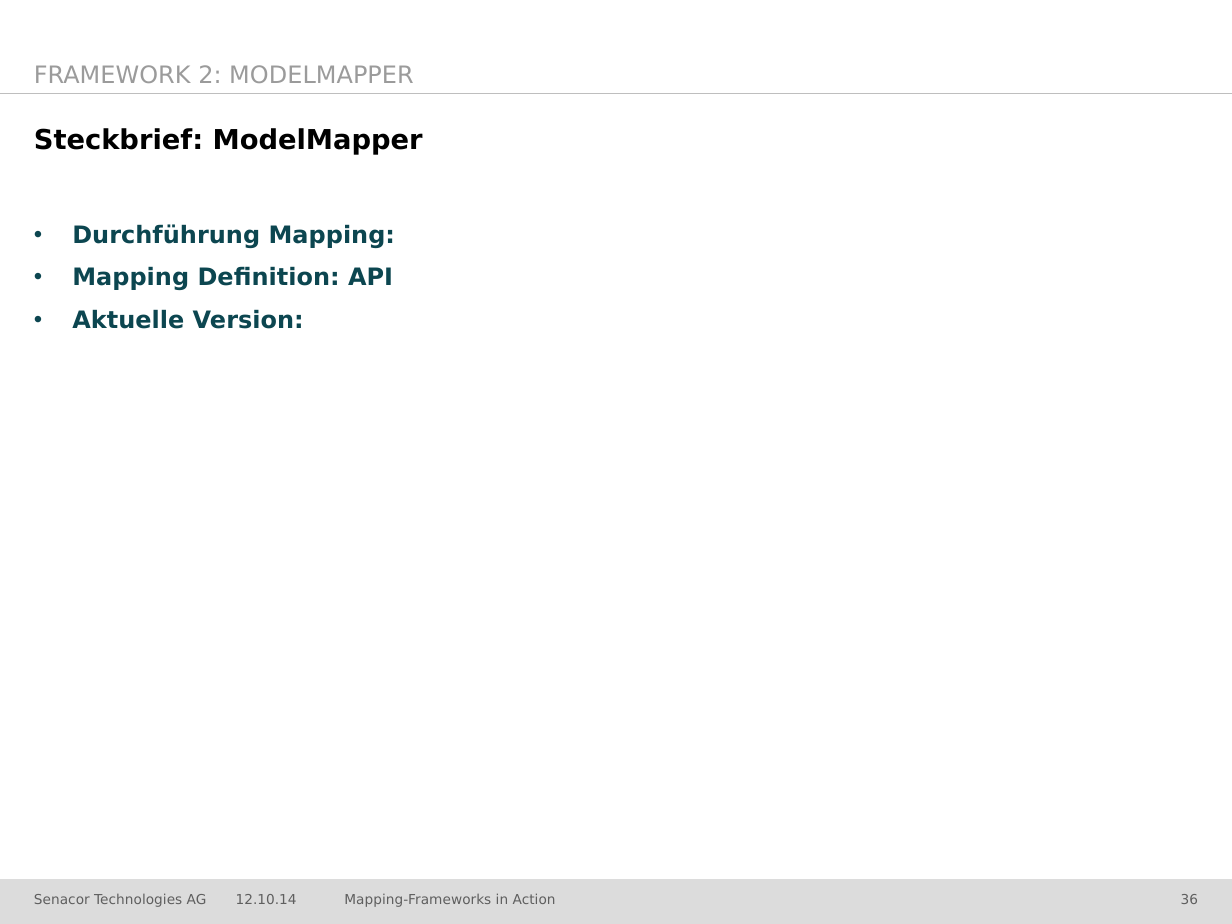
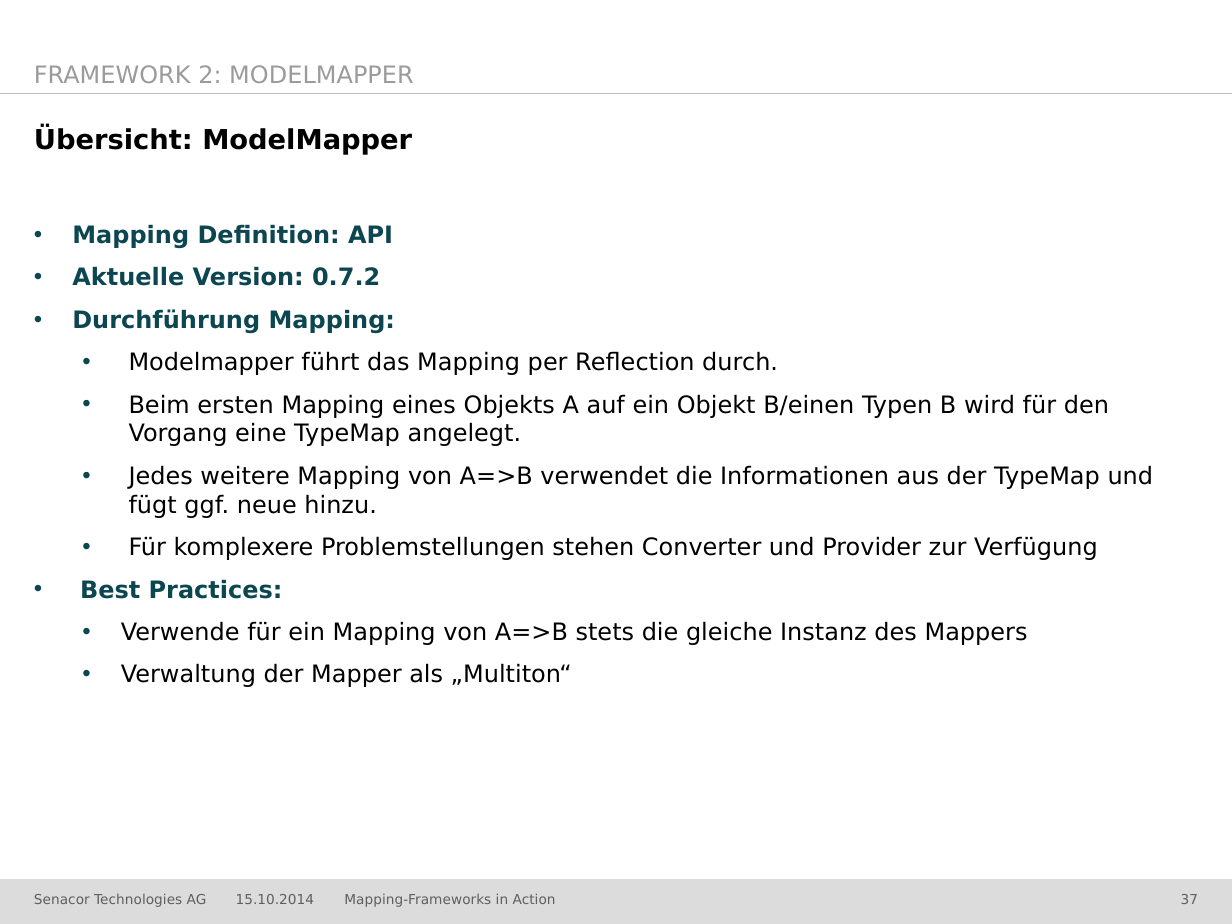
Before and after one commit to jschwalb/Mappings, a slide deck: slide 37 of presentation.pptx (slide 36 before the commit). Drawn at 1232x924 pixels with LibreOffice and Linux fonts; fonts in the diff are those of the drawing; background and template pictures are left out. Boxes give left, top, right and bottom in pixels: in the first picture for what was removed or moved away, otherwise in the second. Text is boxed around its words. In the diff, an @@ line names an element or a change of style, - is before the commit and + after.

```diff
--- a/presentation.pptx
+++ b/presentation.pptx
@@ title at (x1=34, y1=128, x2=412, y2=155): text changed @@
-Steckbrief: ModelMapper
+Übersicht: ModelMapper
@@ text at (x1=72, y1=224, x2=393, y2=286): paragraphs added @@
+• Mapping Definition: API
+• Aktuelle Version: 0.7.2
@@ text at (x1=80, y1=351, x2=1154, y2=687): text changed; text colour #0C4650 to #000000; bold off @@
-• Mapping Definition: API
-• Aktuelle Version:
+    • Modelmapper führt das Mapping per Reflection durch.
+    • Beim ersten Mapping eines Objekts A auf ein Objekt B/einen Typen B wird für den Vorgang eine TypeMap angelegt.
+    • Jedes weitere Mapping von A=>B verwendet die Informationen aus der TypeMap und fügt ggf. neue hinzu.
+    • Für komplexere Problemstellungen stehen Converter und Provider zur Verfügung
+• Best Practices:
+    • Verwende für ein Mapping von A=>B stets die gleiche Instanz des Mappers
+    • Verwaltung der Mapper als „Multiton“
@@ text at (x1=236, y1=894, x2=315, y2=904): text changed @@
-12.10.14
+15.10.2014
@@ page number at (x1=1181, y1=894, x2=1198, y2=904): text changed @@
-36
+37
```
Also in this commit, not shown: 49 other slides changed, 1 slide added, 12 other files.
